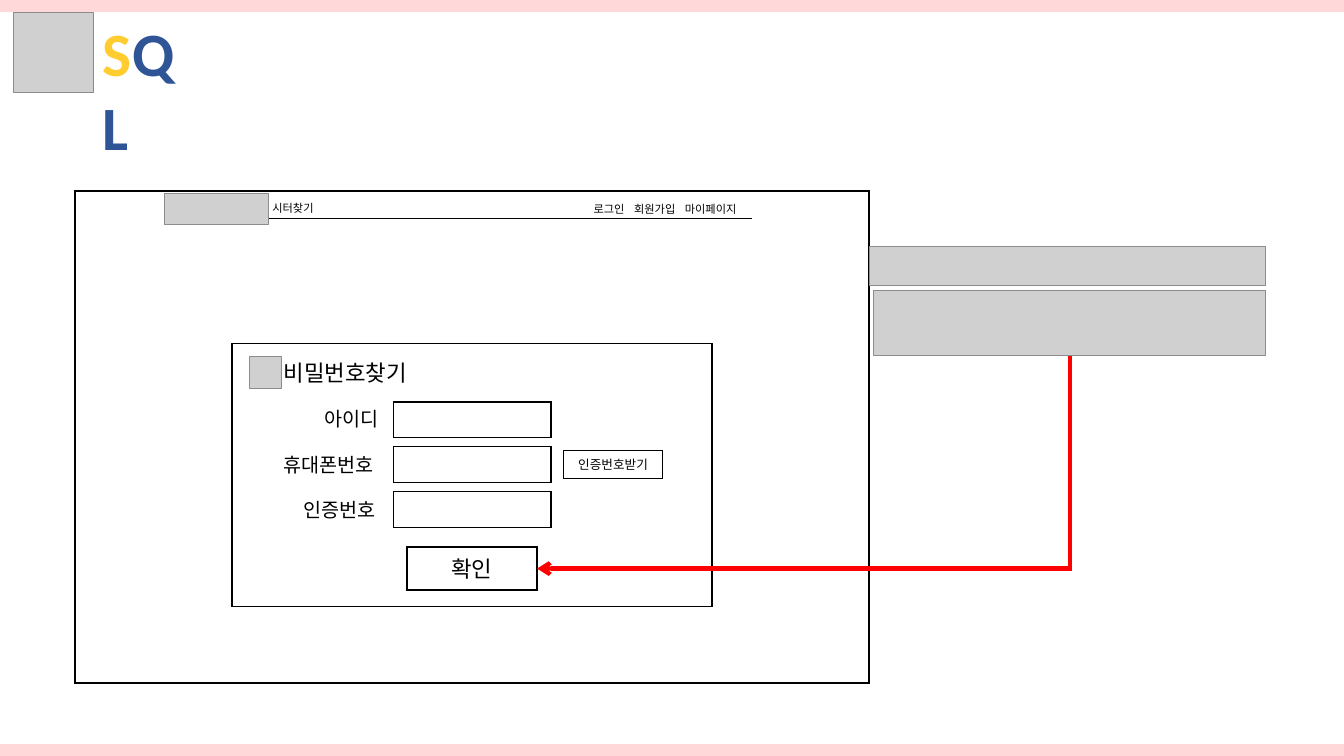
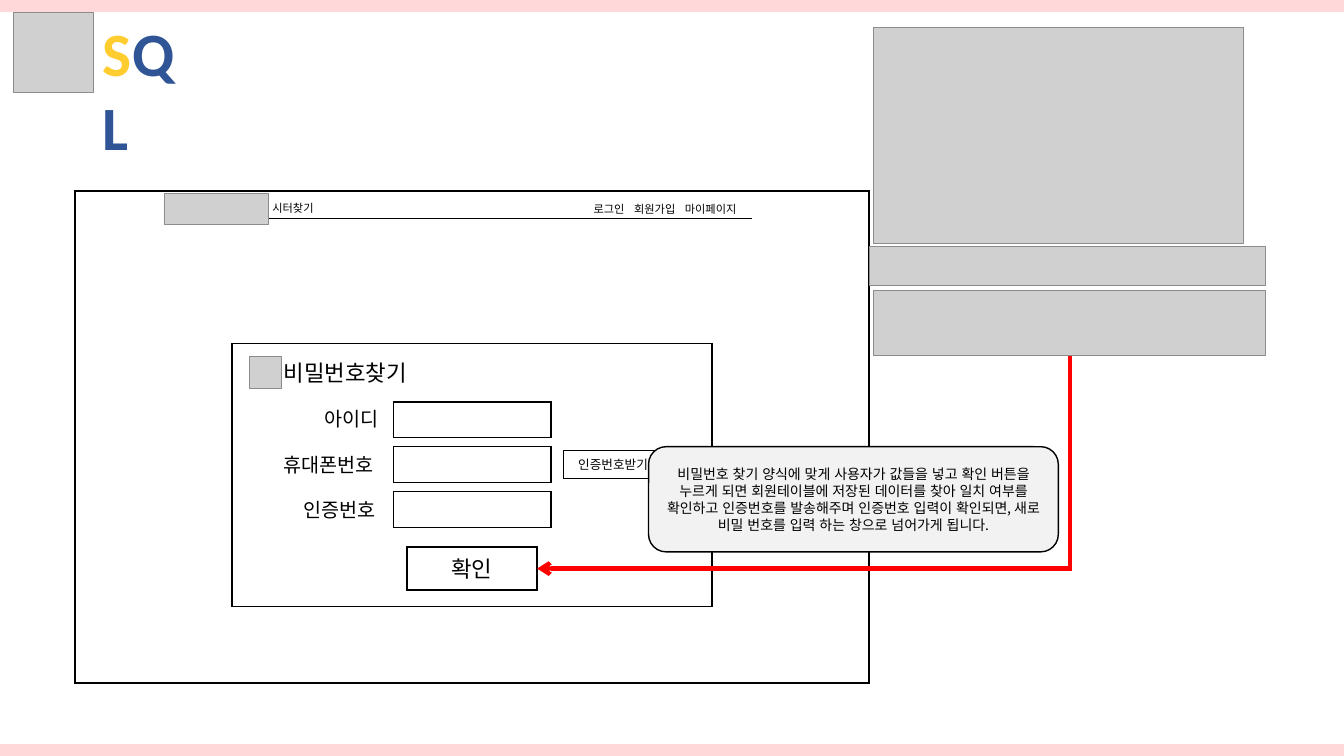
Before and after one commit to hhsw07/ezen-academy-projects, a slide deck: slide 57 of cmk/반려동물관리서비스.pptx (slide 54 before the commit). Drawn at 1344x756 pixels with LibreOffice and Linux fonts; fonts in the diff are those of the drawing; grey boxes stand for pictures. Boxes give left, top, right and bottom in pixels: in the first picture for what was removed or moved away, otherwise in the second. Text is boxed around its words. In the diff, an @@ line names an element or a change of style, - is before the commit and + after.

```diff
--- a/cmk/반려동물관리서비스.pptx
+++ b/cmk/반려동물관리서비스.pptx
@@ picture added at [874, 27, 1244, 244] @@
@@ rounded rectangle added at [648, 447, 1058, 552], fill #F2F2F2, outline #000000 1 pt, 10 pt, text #000000 @@
+비밀번호 찾기 양식에 맞게 사용자가 값들을 넣고 확인 버튼을 누르게 되면 회원테이블에 저장된 데이터를 찾아 일치 여부를 확인하고 인증번호를 발송해주며 인증번호 입력이 확인되면, 새로 비밀 번호를 입력 하는 창으로 넘어가게 됩니다.
```
Also in this commit, not shown: 8 other slides changed, 26 slides added, 1 slide removed.
